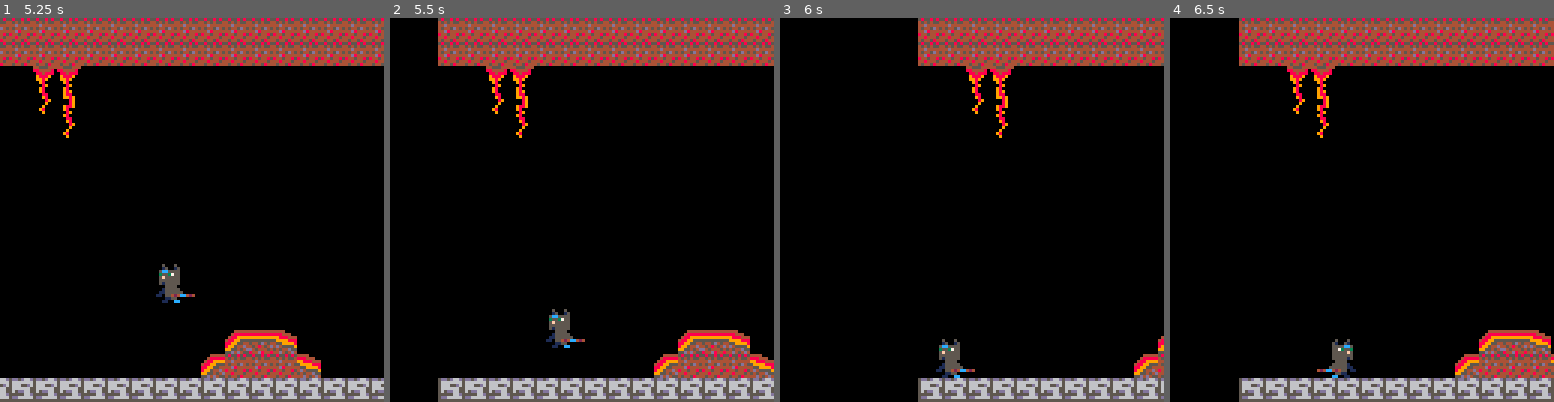
Above: before the commit, frames 1-4 (left to right).
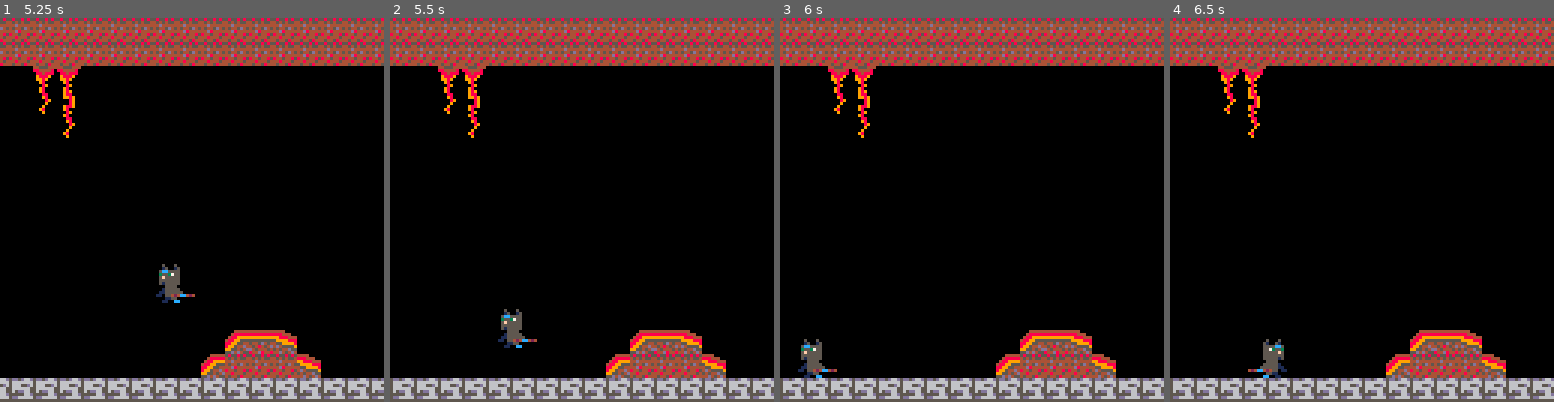
Above: after the commit, the same moments.

Repository: adatechschool/projet-collectif-pico-8-team-chaang
Game: PICO-8 cartridge chavatar.p8
Two runs of this game, one before a commit and one after it. Both use one fixed random seed, a clock stepped at 60 frames per second and the inputs below.
Inputs:
- Up to frame 1 (5.25 s): hold Right 1.6-2.1 s; hold Up 2.15-2.42 s; hold Right 2.47-3.03 s; hold Left 3.08-3.58 s; hold Right 4.02-4.68 s; hold Up 4.73-5.03 s; hold Left from 5.08 s (still down)
- Up to frame 2 (5.5 s): keep holding Left
- Up to frame 3 (6 s): release Left at 5.68 s
- Up to frame 4 (6.5 s): hold Right from 6.08 s (still down)

Frame 1 is identical in both runs. In frame 2, 8.7% of the frame differs, in the area x 0-100%, y 0-100%; in frame 3, 19%; in frame 4, 19%.

Commit message:
Perso sur 4 sprite et caméra parfaite

Diff:
--- a/chavatar.p8
+++ b/chavatar.p8
@@ -30,6 +30,10 @@
 
 						--simple camera
 						cam_x=0
+
+						--map limits
+						map_start=0
+						map_end=1024
 end
 
 
@@ -43,6 +47,13 @@
 
 		--simple camera
 		cam_x=player.x-55+(player.w/2)
+		if cam_x<map_start then
+		  cam_x=map_start
+		end
+		if cam_x>map_end-128 then
+		  cam_x=map_end-128
+		end
+
 		camera(cam_x,0)
 end
 
@@ -175,7 +186,13 @@
 		player.x+=player.dx
 		player.y+=player.dy
 
-
+		--limit player to map
+		if player.x<map_start then
+		  player.x=map_start
+		end
+		if player.x>map_end-player.w then
+		  player.x=map_end-player.w
+		end
 end
 __gfx__
 00000000000000000000000000000000000000000000000000000000000000000000000000000000000000000000000000000000000000000000000000000000
